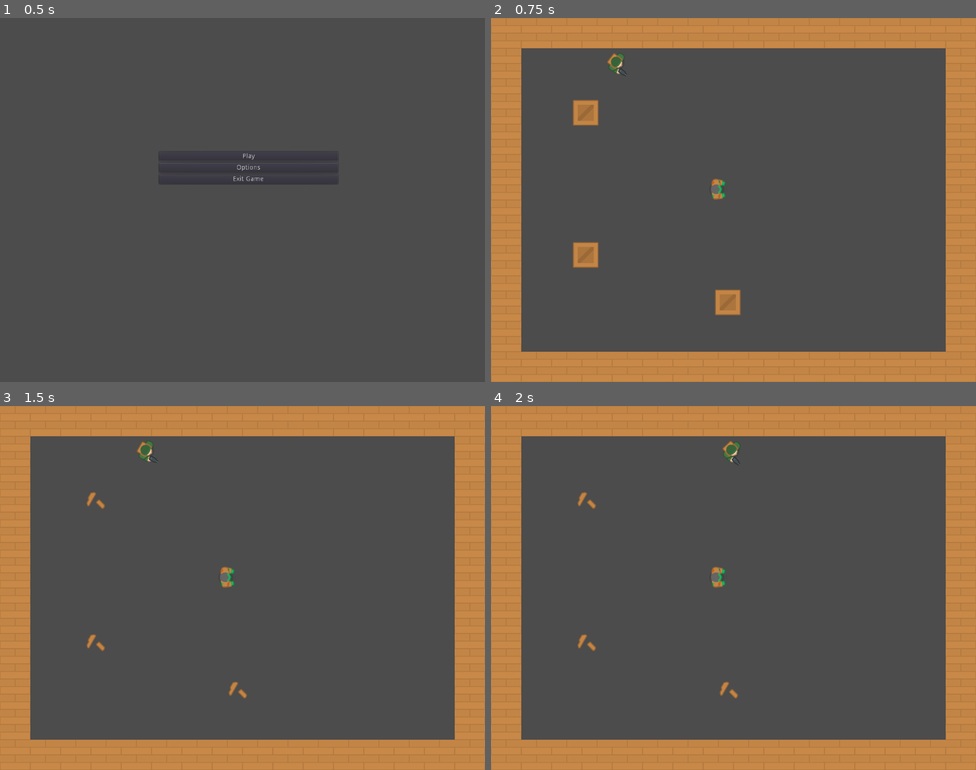
Above: before the commit, frames 1-4 (two rows, left to right).
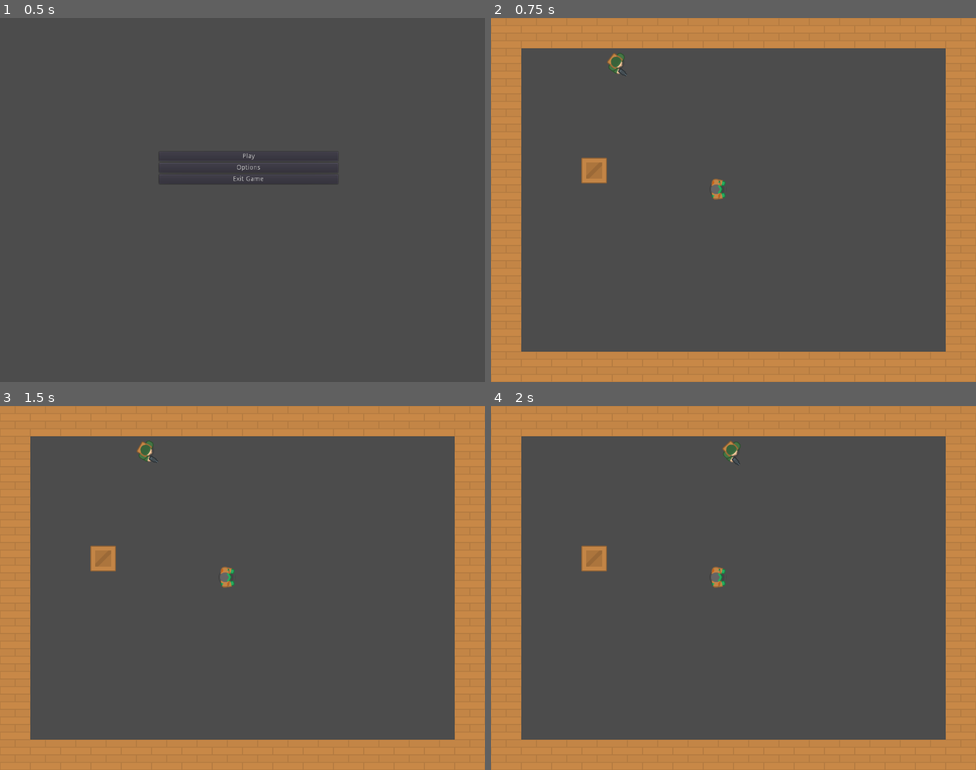
Above: after the commit, the same moments.

Repository: sindre0830/YAZG
Game: Godot game, scene res://Menu/MainMenu.tscn
Two runs of this game, one before a commit and one after it. Both use one fixed random seed, a clock stepped at 60 frames per second and the inputs below.
Inputs (mouse positions are in pixels of both pictures, inside the frame that each line leads up to):
- Up to frame 1 (0.5 s): no input
- Up to frame 2 (0.75 s): click "Play" at 0.5 s
- Up to frame 3 (1.5 s): tap Enter at 1.25 s; move the mouse to (349, 569) at 1.27 s; hold Right (ui_right) from 1.28 s (still down); tap P at 1.35 s
- Up to frame 4 (2 s): keep holding Right (ui_right)

Frame 1 is identical in both runs. In frame 2, 1.5% of the frame differs, in the area x 16-52%, y 22-82%; in frame 3, 0.6%; in frame 4, 0.6%.

Commit message:
[32] - Added the breakable box

Diff:
--- a/Source/Breakable/Box.gd
+++ b/Source/Breakable/Box.gd
@@ -1,19 +1,8 @@
 extends Node
 
+var whole_box = preload("res://Assets/Spritesheet/BreakableObj/broken_box.png")
 
-# Declare member variables here. Examples:
-# var a = 2
-# var b = "text"
-func _on_Player_body_entered(body):
-	queue_free()
-
-
-func _on_Bullet_body_entered(body):
-	queue_free()
-
-func _on_Bullet_area_entered(area):
-	queue_free()
-
-# Called every frame. 'delta' is the elapsed time since the previous frame.
-#func _process(delta):
-#	pass
+func destroybox():
+	get_node("Sprite").set_texture(whole_box)
+	get_node("CollisionShape2D").disabled = true
+	print("Destroybox")
--- a/Source/Breakable/Box.tscn
+++ b/Source/Breakable/Box.tscn
@@ -1,22 +1,18 @@
 [gd_scene load_steps=4 format=2]
 
+[ext_resource path="res://Assets/Spritesheet/BreakableObj/box.png" type="Texture" id=1]
 [ext_resource path="res://Breakable/Box.gd" type="Script" id=2]
 
-[sub_resource type="ImageTexture" id=1]
-flags = 0
-flags = 0
-
 [sub_resource type="RectangleShape2D" id=2]
-extents = Vector2( 30, 30 )
+extents = Vector2( 26.7188, 26.7596 )
 
 [node name="Box" type="Area2D"]
-position = Vector2( -0.860626, 1.03716 )
 collision_layer = 9
 collision_mask = 7
 script = ExtResource( 2 )
 
 [node name="Sprite" type="Sprite" parent="."]
-texture = SubResource( 1 )
+texture = ExtResource( 1 )
 
 [node name="CollisionShape2D" type="CollisionShape2D" parent="."]
 shape = SubResource( 2 )
--- a/Source/Breakable/BrokenBox.tscn
+++ /dev/null
@@ -1,11 +0,0 @@
-[gd_scene load_steps=2 format=2]
-
-[ext_resource path="res://Assets/Spritesheet/BreakableObj/broken_box.png" type="Texture" id=1]
-
-[node name="BrokenBox" type="Area2D"]
-position = Vector2( -37.647, 35.185 )
-
-[node name="broken_box" type="Sprite" parent="."]
-position = Vector2( 46.2156, -37.6152 )
-scale = Vector2( 1.22677, 1.17008 )
-texture = ExtResource( 1 )
--- a/Source/World/World.gd
+++ /dev/null
@@ -1,46 +0,0 @@
-extends Node2D
-
-
-onready var box = load("res://Breakable/Box.tscn")
-onready var broken = load("res://Breakable/BrokenBox.tscn")
-var boxes
-var pos = [200, 200, 500, 600]
-var collision
-var boxcollision
-var image = preload("res://Assets/Spritesheet/BreakableObj/broken_box.png")
-var whole_box = preload("res://Assets/Spritesheet/BreakableObj/box.png")
-
-var listboxes = []
-
-
-# Called when the node enters the scene tree for the first time.
-func _ready():
-	createboxes()
-
-
-# Called every frame. 'delta' is the elapsed time since the previous frame.
-#func _process(delta):
-#	pass
-func createboxes():
-	for i in 3:
-		boxes = box.instance()
-		boxes.get_node("Sprite").set_texture(whole_box)
-		var height = boxes.get_node("Sprite").texture.get_height()
-		var width = boxes.get_node("Sprite").texture.get_width()
-		print(height)
-		print(width)
-		var shape = RectangleShape2D.new()
-
-		boxes.position = Vector2(pos[i],pos[i+1]) # Just some shit placement code
-		boxes.get_node("CollisionShape2D").position = boxes.get_node("Sprite").position
-		#boxes.get_node("CollisionShape2D").extents = (Vector2(width, height))
-		add_child(boxes)
-		print(boxes.name)
-		listboxes.push_back(boxes)
-
-func _unhandled_input(event):
-	if event is InputEventKey:
-		if event.pressed and event.scancode == KEY_P:
-			for list in listboxes:
-				list.get_node("Sprite").set_texture(image)
-				list.get_node("CollisionShape2D").disabled = true
--- a/Source/World/World.tscn
+++ b/Source/World/World.tscn
@@ -3,10 +3,9 @@
 [ext_resource path="res://Player/Player.tscn" type="PackedScene" id=1]
 [ext_resource path="res://TileMap/Collision.tres" type="TileSet" id=2]
 [ext_resource path="res://Zombie/Zombie.tscn" type="PackedScene" id=3]
-[ext_resource path="res://World/World.gd" type="Script" id=4]
+[ext_resource path="res://Breakable/Box.tscn" type="PackedScene" id=5]
 
 [node name="World" type="Node2D"]
-script = ExtResource( 4 )
 
 [node name="TileMap" type="TileMap" parent="."]
 tile_set = ExtResource( 2 )
@@ -21,3 +20,6 @@
 position = Vector2( 479, 362 )
 collision_layer = 4
 collision_mask = 3
+
+[node name="Box" parent="." instance=ExtResource( 5 )]
+position = Vector2( 217.778, 321.88 )
